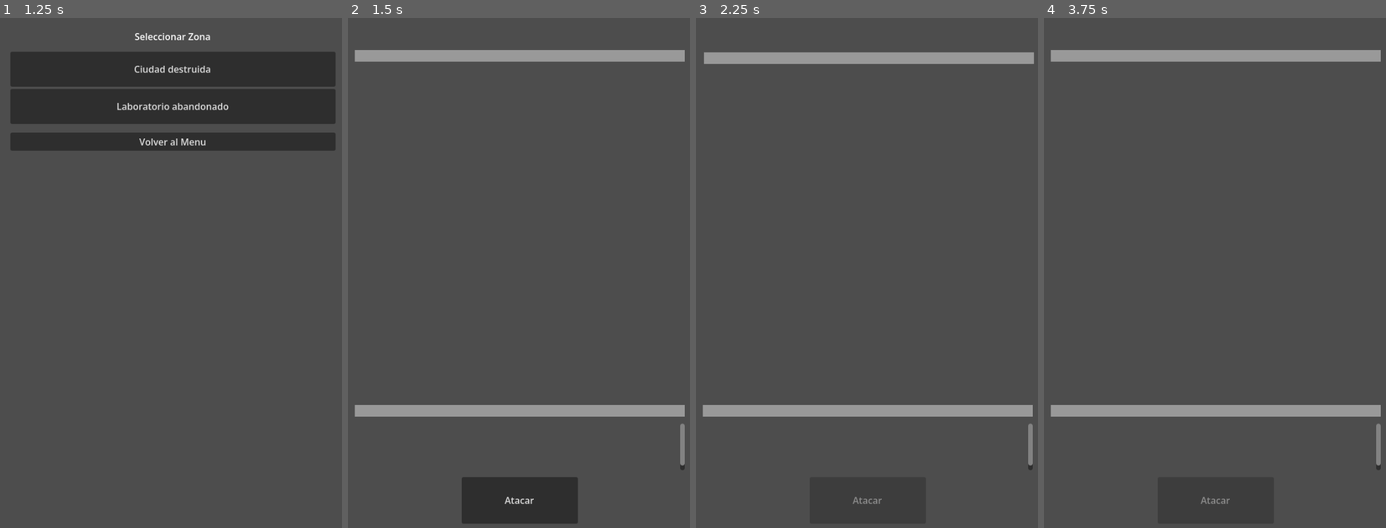
Above: before the commit, frames 1-4 (left to right).
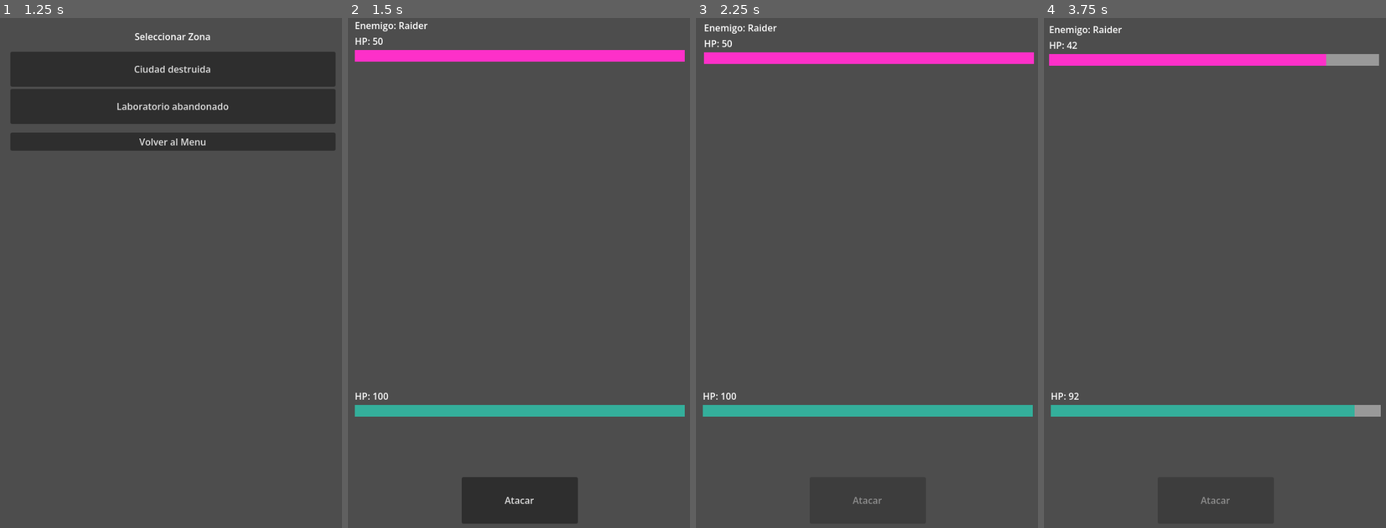
Above: after the commit, the same moments.

Repository: MirandaFrancoCBA/apocalypsheep
Game: Godot game, scene res://scenes/main_menu.tscn
Same seed, same stepped clock (60 frames per second), same inputs: the game is played once before the commit and once after it.
Inputs (mouse positions are in pixels of both pictures, inside the frame that each line leads up to):
- Up to frame 1 (1.25 s): click "JUGAR" at 0.5 s
- Up to frame 2 (1.5 s): click "Ciudad destruida" at 1.25 s
- Up to frame 3 (2.25 s): click "Atacar" at 2 s
- Up to frame 4 (3.75 s): tap Enter at 2.75 s; click (1215, 502) at 3.5 s, where only the run after the commit has a clickable "Atacar"

Frame 1 is identical in both runs. In frame 2, 4.9% of the frame differs, in the area x 1-99%, y 0-89%; in frame 3, 4.9%; in frame 4, 5.2%, in the area x 1-99%, y 1-89%.
Error before the commit: Invalid assignment of property or key 'equipped_weapon' with value of type 'Nil' on a base object of type 'Resource (Player)'. (res://scripts/core/player.gd:29)

Commit message:
Feat: combat status system corrected

Diff:
--- a/scenes/combat_screen.tscn
+++ b/scenes/combat_screen.tscn
@@ -88,6 +88,7 @@
 show_percentage = false
 
 [node name="CombatLogContainer" type="ScrollContainer" parent="MarginContainer/VBoxContainer" unique_id=1739706393]
+clip_contents = false
 custom_minimum_size = Vector2(0, 80)
 layout_mode = 2
 size_flags_vertical = 0
@@ -105,8 +106,8 @@
 [node name="LabelResult" type="Label" parent="MarginContainer/VBoxContainer/CombatLogContainer/MarginContainer" unique_id=771717333]
 custom_minimum_size = Vector2(0, 50)
 layout_mode = 2
-size_flags_vertical = 1
-autowrap_mode = 2
+size_flags_vertical = 8
+autowrap_mode = 3
 clip_text = true
 
 [node name="ButtonAttack" type="Button" parent="MarginContainer/VBoxContainer" unique_id=1997688783]
--- a/scripts/core/player.gd
+++ b/scripts/core/player.gd
@@ -9,7 +9,8 @@
 var level: int
 var xp: int
 
-var equipped_weapon: Dictionary
+# 🔥 IMPORTANTE → valor por defecto
+var equipped_weapon: Dictionary = {}
 
 # 🆕 EFECTOS
 var effects: Array[Dictionary] = []
@@ -26,10 +27,14 @@
 	p.level   = data.get("level", 1)
 	p.xp      = data.get("xp", 0)
 
-	p.equipped_weapon = data.get("equipped_weapon")
+	# 🔥 FIX REAL
+	var weapon = data.get("equipped_weapon", {})
 
-	if p.equipped_weapon != null:
-		p.damage += p.equipped_weapon.get("damage", 0)
+	if weapon != null and not weapon.is_empty():
+		p.equipped_weapon = weapon
+		p.damage += weapon.get("damage", 0)
+	else:
+		p.equipped_weapon = {}
 
 	return p
 
--- a/scripts/managers/game_manager.gd
+++ b/scripts/managers/game_manager.gd
@@ -2,15 +2,14 @@
 extends Node
 
 # ─────────────────────────────────────────
-# SEÑALES (eventos que otros nodos escuchan)
+# SEÑALES
 # ─────────────────────────────────────────
-signal player_data_changed   # Se dispara cuando cambian los stats del jugador
-signal zone_selected(zone)   # Se dispara cuando el jugador elige una zona
+signal player_data_changed
+signal zone_selected(zone)
 signal level_up(new_level)
 
 # ─────────────────────────────────────────
 # ESTADO DEL JUGADOR
-# Este diccionario viaja entre todas las escenas
 # ─────────────────────────────────────────
 var player_data: Dictionary = {
 	"name":      "Oveja",
@@ -19,71 +18,77 @@
 	"damage":    Constants.PLAYER_DEFAULT_DAMAGE,
 	"level":     Constants.PLAYER_DEFAULT_LEVEL,
 	"xp":        Constants.PLAYER_DEFAULT_XP,
-	"equipped_weapon": null,
+
+	# 🔥 CAMBIO CLAVE → nunca null
+	"equipped_weapon": {},
+
 	"xp_to_next": 100,
 	"inventory": []
 }
 
 # ─────────────────────────────────────────
-# ESTADO DE LA PARTIDA
+# ESTADO DE PARTIDA
 # ─────────────────────────────────────────
-var selected_zone: Dictionary = {}   # Zona elegida por el jugador
-var last_combat_result: String = ""  # "victory" o "defeat"
-var game_started: bool = false       # ¿Ya hay una partida activa?
+var selected_zone: Dictionary = {}
+var last_combat_result: String = ""
+var game_started: bool = false
 
-# ─────────────────────────────────────────
-# INICIALIZACIÓN
-# ─────────────────────────────────────────
 func _ready() -> void:
 	print("[GameManager] Iniciado correctamente")
 
 # ─────────────────────────────────────────
 # ZONA
 # ─────────────────────────────────────────
-
-# Guardar qué zona eligió el jugador
 func set_selected_zone(zone: Dictionary) -> void:
 	selected_zone = zone
 	emit_signal("zone_selected", zone)
-	print("[GameManager] Zona seleccionada: ", zone.get("name", "desconocida"))
+	print("[GameManager] Zona seleccionada:", zone.get("name", "desconocida"))
 
-# Obtener la zona actual
 func get_selected_zone() -> Dictionary:
 	return selected_zone
 
 # ─────────────────────────────────────────
-# RESULTADO DE COMBATE
+# COMBATE
 # ─────────────────────────────────────────
 func set_combat_result(result: String) -> void:
-	# result debe ser "victory" o "defeat"
 	last_combat_result = result
 
 func get_combat_result() -> String:
 	return last_combat_result
 
+# ─────────────────────────────────────────
+# EQUIPO
+# ─────────────────────────────────────────
 func equip_item(item: Dictionary) -> void:
 	if item.get("type") != "weapon":
 		print("[Inventory] No es un arma")
 		return
 
 	player_data["equipped_weapon"] = item
-
-	print("[Inventory] Arma equipada:", item["name"])
+	print("[Inventory] Arma equipada:", item.get("name", ""))
 
 func unequip_item() -> void:
-	if player_data.get("equipped_weapon") == null:
+	var weapon = player_data.get("equipped_weapon", {})
+
+	if weapon.is_empty():
 		print("[Inventory] No hay arma equipada")
 		return
 
-	print("[Inventory] Arma desequipada:", player_data["equipped_weapon"]["name"])
+	print("[Inventory] Arma desequipada:", weapon.get("name", ""))
 
-	player_data["equipped_weapon"] = null
+	# 🔥 nunca null
+	player_data["equipped_weapon"] = {}
 
-func get_equipped_weapon():
-	return player_data["equipped_weapon"]
+func get_equipped_weapon() -> Dictionary:
+	var weapon = player_data.get("equipped_weapon", {})
+
+	if weapon == null:
+		return {}
+
+	return weapon
 
 # ─────────────────────────────────────────
-# PLAYER — getters y setters
+# PLAYER
 # ─────────────────────────────────────────
 func get_player_data() -> Dictionary:
 	return player_data
@@ -94,46 +99,49 @@
 
 func add_xp(amount: int) -> void:
 	player_data["xp"] += amount
-	print("[GameManager] XP ganada: ", amount, " | Total: ", player_data["xp"])
+	print("[GameManager] XP ganada:", amount, "| Total:", player_data["xp"])
 	_check_level_up()
 	emit_signal("player_data_changed")
 
 func add_item_to_inventory(item: Dictionary) -> void:
 	player_data["inventory"].append(item)
 	emit_signal("player_data_changed")
-	print("[GameManager] Item agregado: ", item.get("name", "desconocido"))
+	print("[GameManager] Item agregado:", item.get("name", ""))
 
 # ─────────────────────────────────────────
 # NIVEL
 # ─────────────────────────────────────────
 func _check_level_up() -> void:
 	while player_data["xp"] >= player_data["xp_to_next"]:
-		player_data["xp"]       -= player_data["xp_to_next"]
-		player_data["level"]    += 1
-		player_data["max_hp"]   += 20
-		player_data["hp"]        = player_data["max_hp"]  # cura al subir de nivel
-		player_data["damage"]   += 2
+		player_data["xp"] -= player_data["xp_to_next"]
+		player_data["level"] += 1
+		player_data["max_hp"] += 20
+		player_data["hp"] = player_data["max_hp"]
+		player_data["damage"] += 2
 		player_data["xp_to_next"] = int(player_data["xp_to_next"] * 1.5)
+
 		emit_signal("level_up", player_data["level"])
-		print("[GameManager] ¡LEVEL UP! Nivel: ", player_data["level"])
+		print("[GameManager] ¡LEVEL UP! Nivel:", player_data["level"])
 
+# ─────────────────────────────────────────
+# INVENTARIO
+# ─────────────────────────────────────────
 func remove_item(item: Dictionary) -> void:
 	var inventory = player_data["inventory"]
 
 	if item in inventory:
 		inventory.erase(item)
 
-		# si estaba equipado → desequipar
 		if player_data.get("equipped_weapon") == item:
-			player_data["equipped_weapon"] = null
-			print("[Inventory] Item equipado eliminado → desequipado automático")
+			player_data["equipped_weapon"] = {}
+			print("[Inventory] Item equipado eliminado → desequipado")
 
 		print("[Inventory] Item eliminado:", item.get("name", ""))
 	else:
 		print("[Inventory] Item no encontrado")
 
 # ─────────────────────────────────────────
-# RESET (nueva partida)
+# RESET
 # ─────────────────────────────────────────
 func reset_game() -> void:
 	player_data = {
@@ -143,12 +151,17 @@
 		"damage":     Constants.PLAYER_DEFAULT_DAMAGE,
 		"level":      Constants.PLAYER_DEFAULT_LEVEL,
 		"xp":         Constants.PLAYER_DEFAULT_XP,
-		"equipped_weapon": null,
+
+		# 🔥 consistente
+		"equipped_weapon": {},
+
 		"xp_to_next": 100,
 		"inventory":  []
 	}
-	selected_zone      = {}
+
+	selected_zone = {}
 	last_combat_result = ""
-	game_started       = false
+	game_started = false
+
 	emit_signal("player_data_changed")
 	print("[GameManager] Partida reseteada")
--- a/scripts/ui/combat_screen.gd
+++ b/scripts/ui/combat_screen.gd
@@ -161,12 +161,15 @@
 
 	label_result.text = "\n".join(lines)
 
-	# Esperamos a que la UI se redibuje completamente
+	# FORZAMOS la actualización del layout
+	label_result.custom_minimum_size.y = 0 # Reseteamos para que recalcule
+
+	# Esperamos dos frames para asegurar que el ScrollContainer vea el nuevo tamaño
 	await get_tree().process_frame
-
-	# Ajustamos el scroll al máximo posible
-	var scroll_bar = log_container.get_v_scroll_bar()
-	log_container.scroll_vertical = int(scroll_bar.max_value)
+	await get_tree().process_frame
+
+	# Ajustamos el scroll al final
+	log_container.scroll_vertical = int(log_container.get_v_scroll_bar().max_value)
 
 # ─────────────────────────────────────────
 # COMBATE
